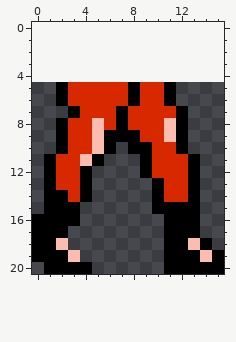
Pixel-art file: Assets/Sprites/Enemies/ContraLower.ase. The picture above is the old version.
16x16 pixels, 1 frame. The old version is drawn lined up with the new one, on the new canvas.
After:
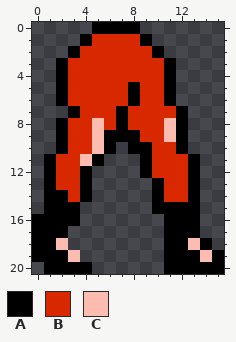
Palette (. is transparent): A #000000  B #d82800  C #fcbcb0
The edit:
{"change": "canvas 16x16 -> 16x21, the old top-left corner now at 0,5"}
{"y":0,"x":5,"old":"....","new":"AAAA"}
{"y":1,"x":4,"old":"......","new":"ABBBBA"}
{"y":2,"x":3,"old":"........","new":"ABBBBBBA"}
{"y":3,"x":2,"old":"..........","new":"ABBBBBBBBA"}
{"y":4,"x":2,"old":"..........","new":"ABBBBBBBBA"}
{"label":"added","picture_box":[56,22,176,82]}
